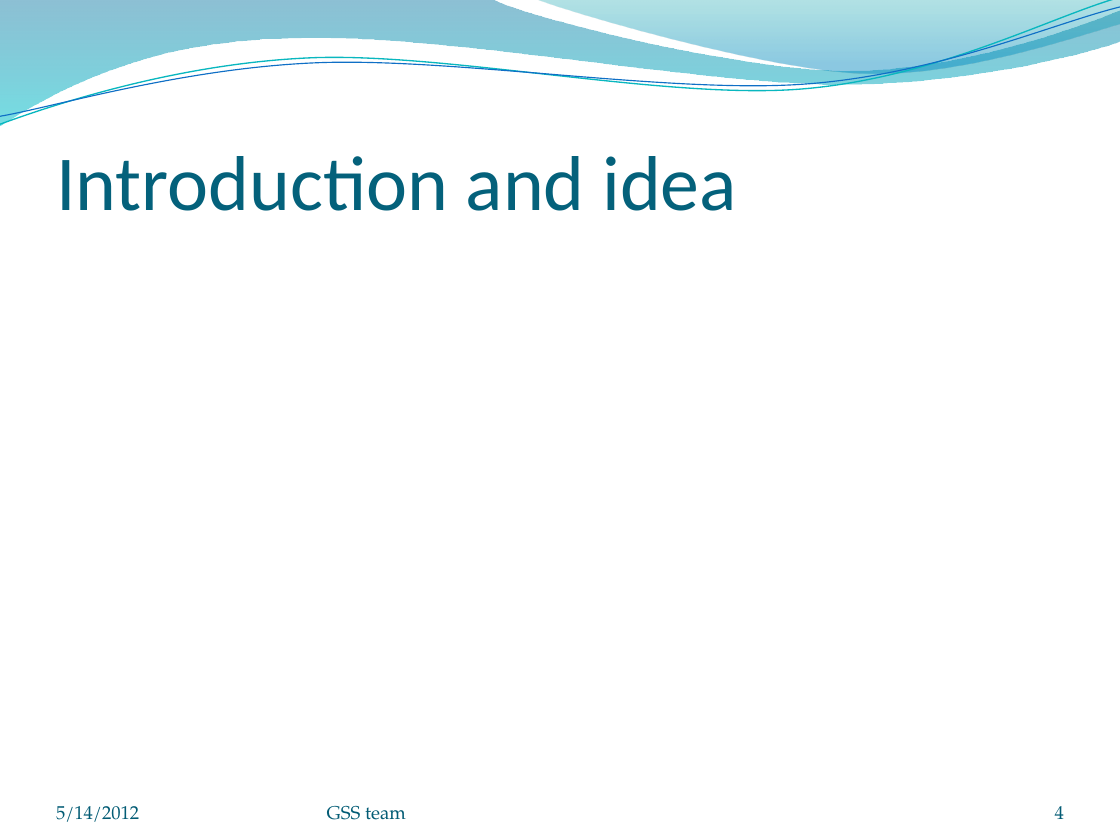
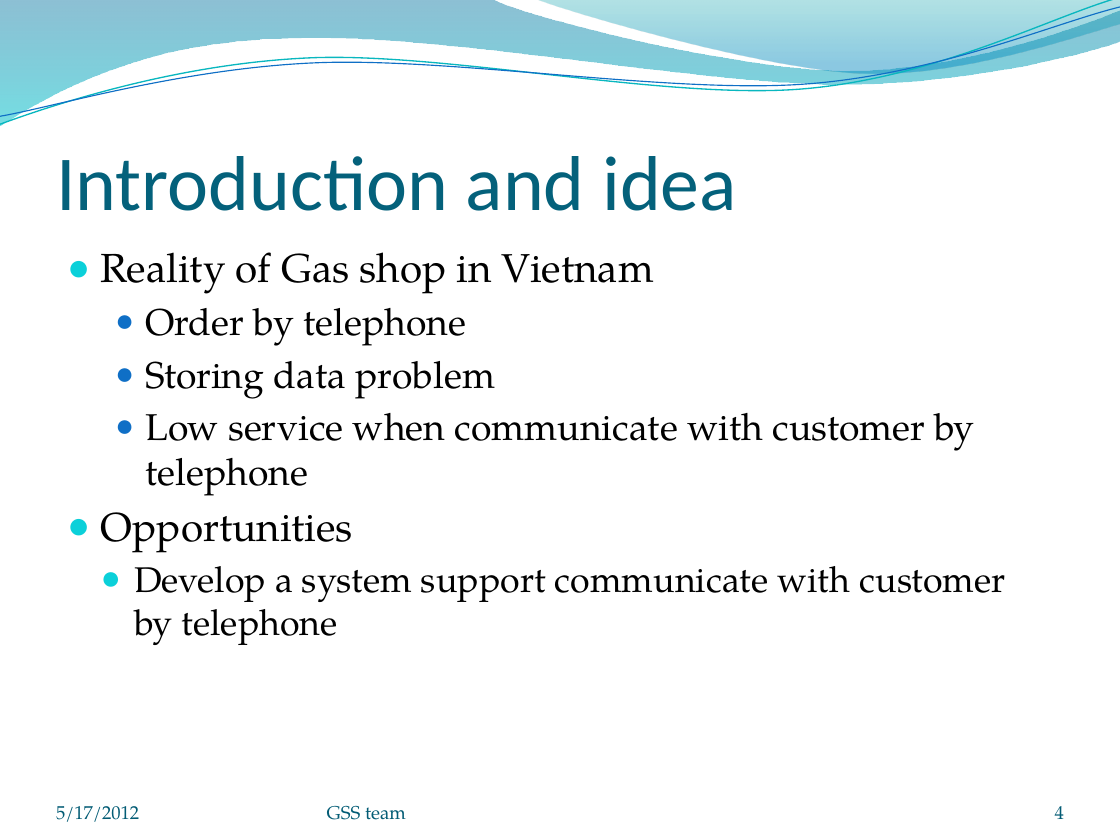
Before and after one commit to cprofu2012/DoAn, a slide deck: slide 4 of Document/Slide 1.pptx. Drawn at 1120x840 pixels with LibreOffice and Linux fonts; fonts in the diff are those of the drawing; background and template pictures are left out. Boxes give left, top, right and bottom in pixels: in the first picture for what was removed or moved away, otherwise in the second. Text is boxed around its words. In the diff, an @@ line names an element or a change of style, - is before the commit and + after.

```diff
--- a/Document/Slide 1.pptx
+++ b/Document/Slide 1.pptx
@@ text added at <box>101,252,1006,645</box>, 24 pt, text #000000 @@
+● Reality of Gas shop in Vietnam
+  ● Order by telephone
+  ● Storing data problem
+  ● Low service when communicate with customer by telephone
+  ● Opportunities
+    ● Develop a system support communicate with customer by telephone
@@ text at <box>56,806,139,822</box>: text changed @@
-5/14/2012
+5/17/2012
```
Also in this commit, not shown: 12 other slides changed, 1 slide added.
